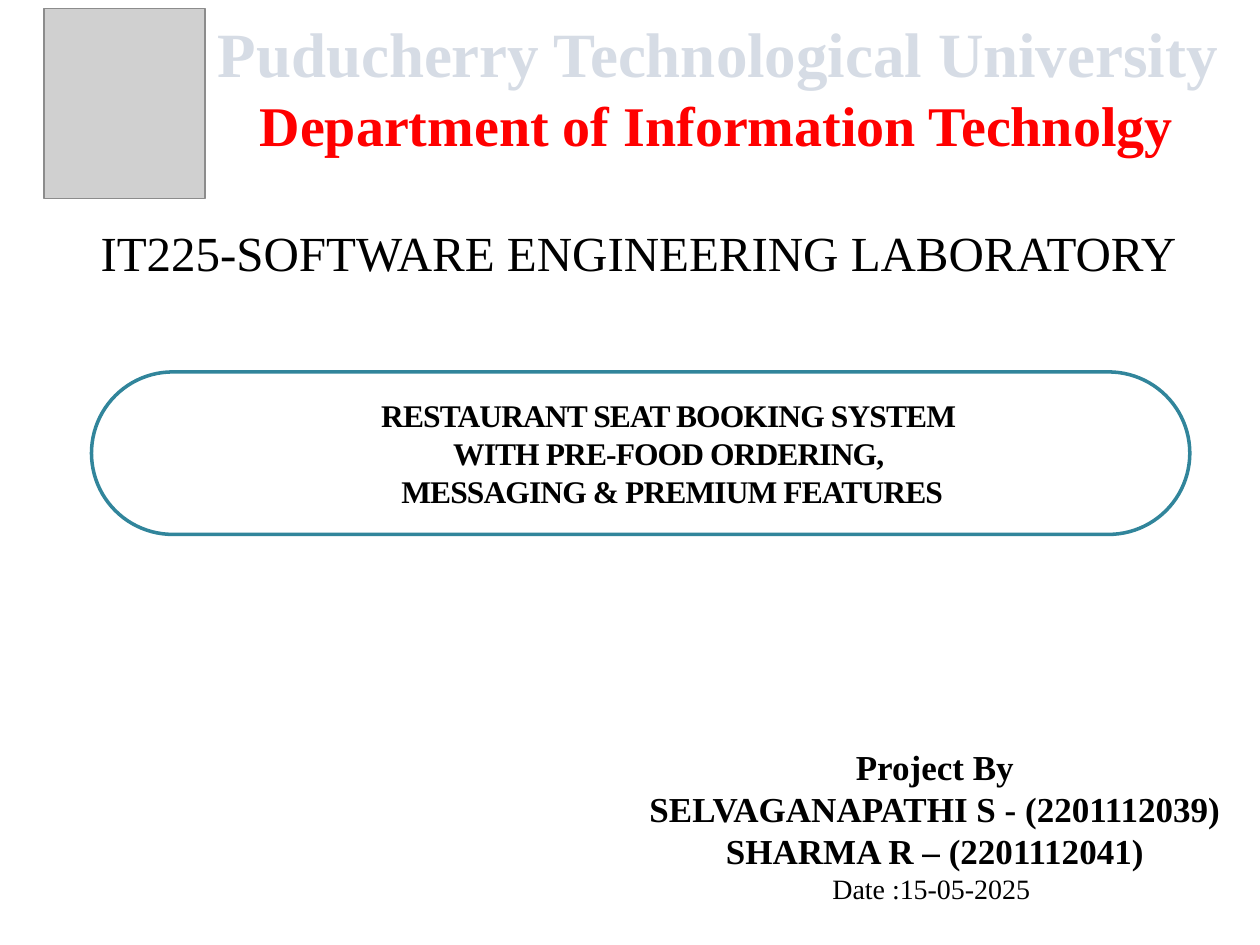
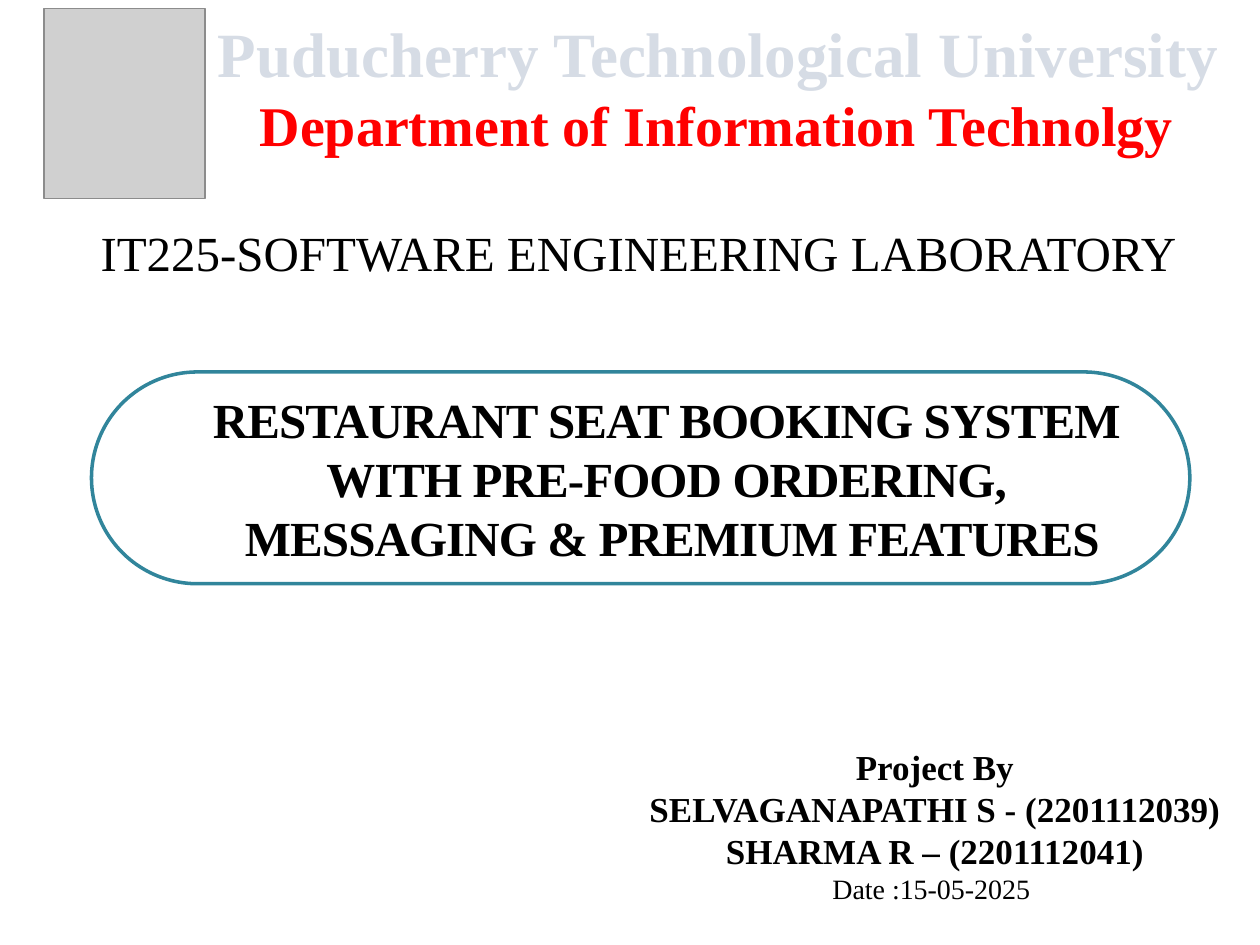
Before and after one commit to Selva563-1gitu/seat-booking-system, a slide deck: slide 1 of se-lab-ppt.pptx. Drawn at 1260x945 pixels with LibreOffice and Linux fonts; fonts in the diff are those of the drawing; grey boxes stand for pictures. Boxes give left, top, right and bottom in pixels: in the first picture for what was removed or moved away, otherwise in the second. Text is boxed around its words. In the diff, an @@ line names an element or a change of style, - is before the commit and + after.

```diff
--- a/se-lab-ppt.pptx
+++ b/se-lab-ppt.pptx
@@ rounded rectangle "RESTAURANT SEAT BOOKING SYSTEM": place and size @@
-rounded rectangle "RESTAURANT SEAT BOOKING SYSTEM" at (92,372,1191,534)
+rounded rectangle "RESTAURANT SEAT BOOKING SYSTEM" at (92,372,1191,583)
@@ rounded rectangle "RESTAURANT SEAT BOOKING SYSTEM" at (92,372,1191,583): size 18 to 28 pt @@
```
Also in this commit, not shown: 17 other slides changed, 3 other files.
